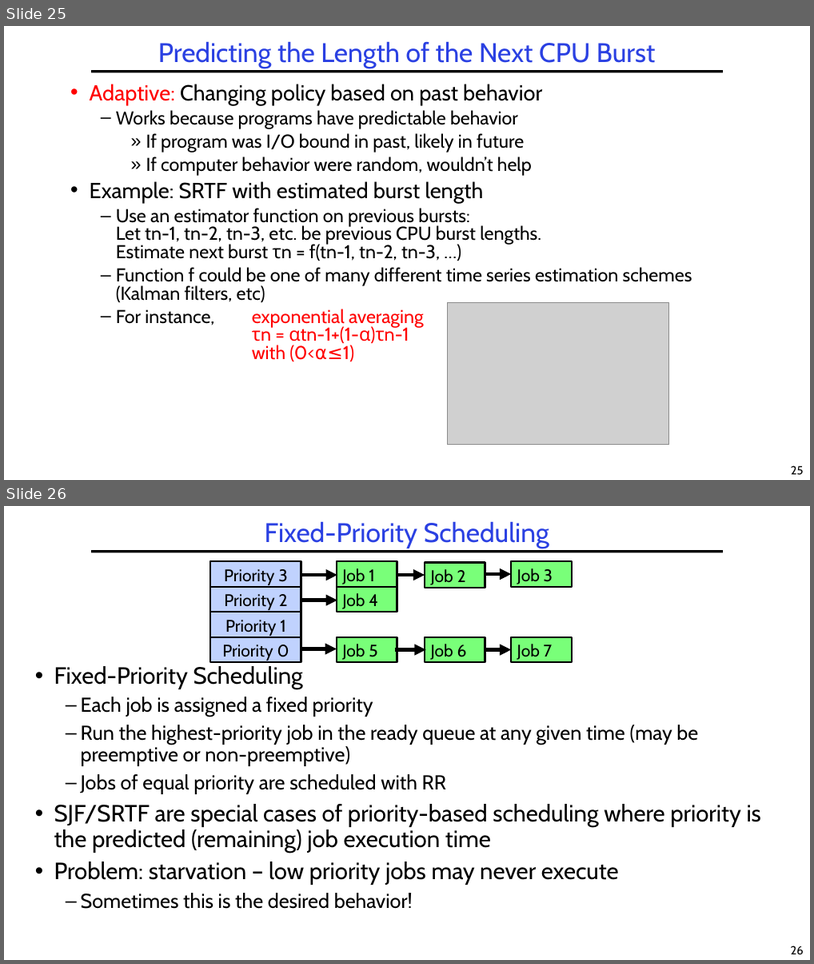
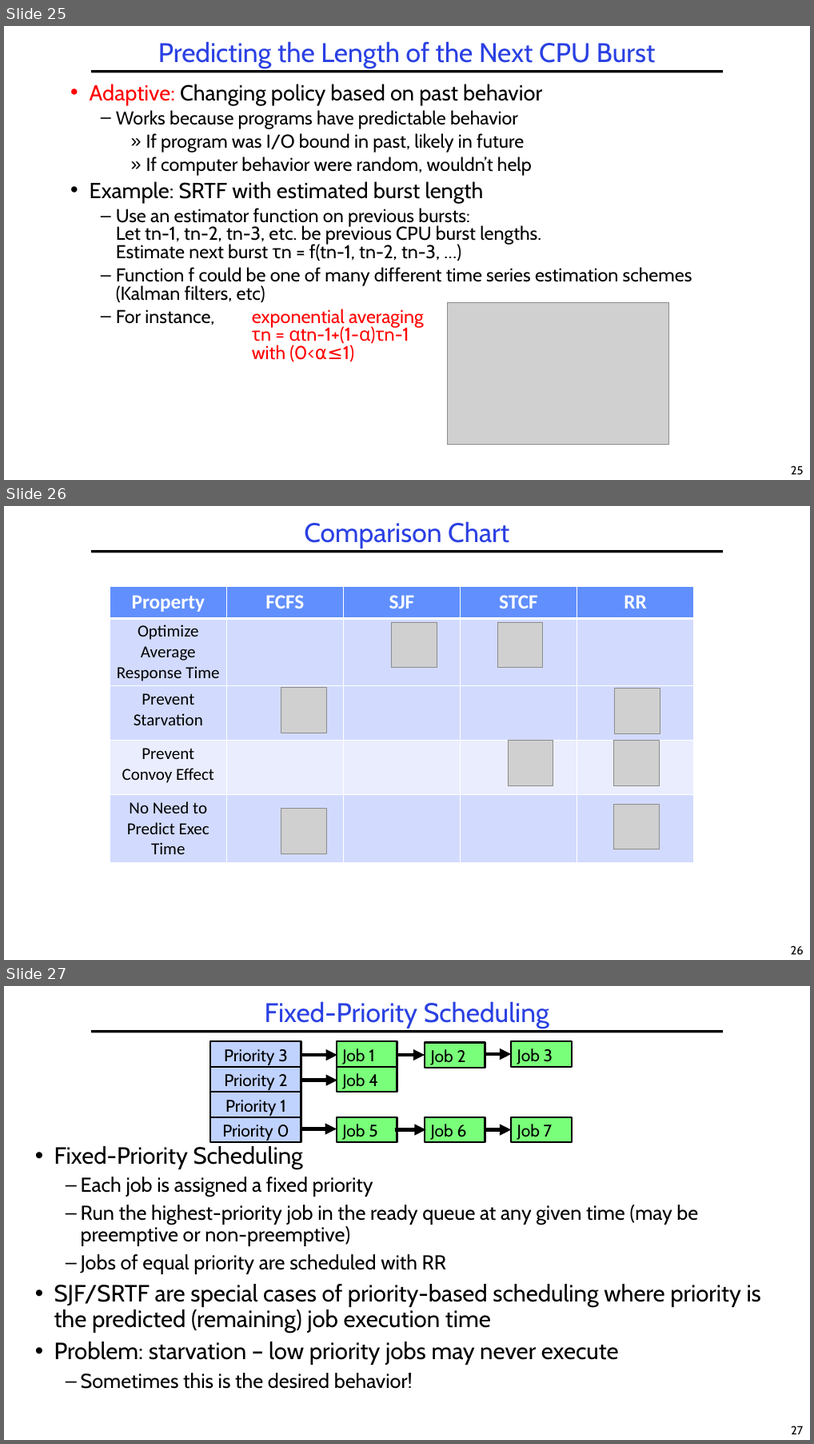
Before and after one commit to guhofstra/CSC256Fa25, a slide deck: PPTs/L5-Scheduling.pptx. Shown one above the other, each under a label of ours: slides 25 and 26 before the commit, slides 25, 26 and 27 after it. The pictures are 814x964 and 814x1444 pixels, drawn with LibreOffice and Linux fonts; fonts in the diff are those of the drawing; grey boxes stand for pictures. Boxes give left, top, right and bottom in pixels: in the first picture for what was removed or moved away, otherwise in the second. Text is boxed around its words. In the diff, an @@ line names an element or a change of style, - is before the commit and + after.

```diff
--- a/PPTs/L5-Scheduling.pptx
+++ b/PPTs/L5-Scheduling.pptx
@@ slide 26 added at bbox=[4, 506, 810, 960], background #FFFFFF; not listed: 2 template elements that a slide beside it also shows @@
@@ title added at bbox=[304, 521, 510, 548], 32 pt, text #2A40E2 @@
+Comparison Chart
@@ table added at bbox=[110, 587, 694, 860], 5 rows, 5 columns @@
+Property | FCFS | SJF | STCF | RR
+Optimize Average Response Time |  |  |  | 
+Prevent Starvation |  |  |  | 
+Prevent / Convoy Effect |  |  |  | 
+No Need to Predict Exec Time |  |  |  | 
@@ picture added at bbox=[392, 622, 437, 668] @@
@@ picture added at bbox=[498, 622, 543, 668] @@
@@ picture added at bbox=[281, 688, 326, 733] @@
@@ picture added at bbox=[615, 688, 660, 733] @@
@@ picture added at bbox=[508, 740, 554, 785] @@
@@ picture added at bbox=[614, 740, 659, 785] @@
@@ picture added at bbox=[281, 808, 326, 853] @@
@@ picture added at bbox=[614, 804, 659, 849] @@
@@ what was slide 26 is now slide 27 @@
@@ page number at bbox=[791, 1425, 803, 1434]: text changed @@
-26
+27
```
Also in this commit, not shown: 4 slides changed, 21 other files.
